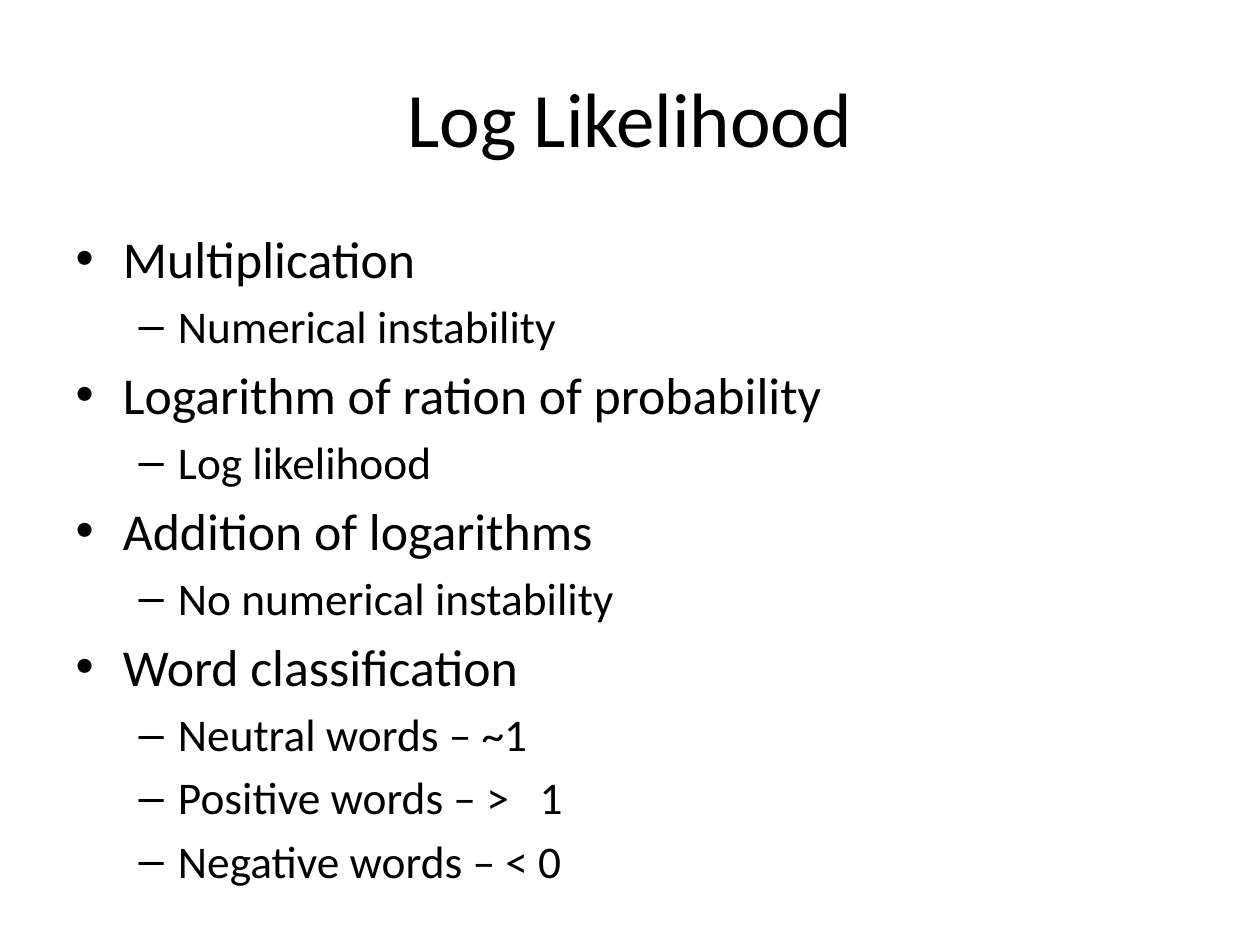
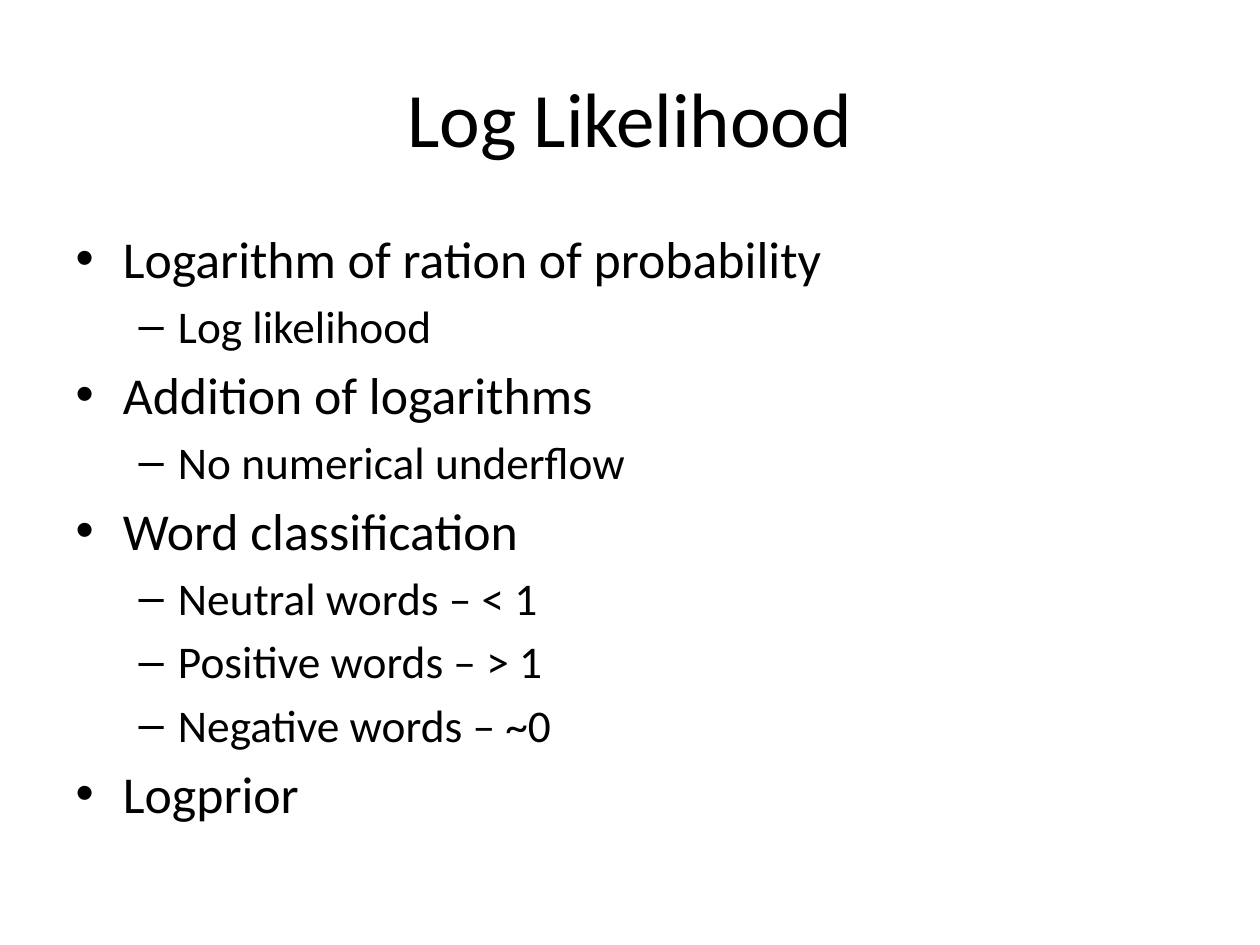
Before and after one commit to look4pritam/ArtificialIntelligence, a slide deck: slide 22 of MachineLearning/NaiveBayes/NaiveBayes.pptx (slide 21 before the commit). Drawn at 1260x945 pixels with LibreOffice and Linux fonts; fonts in the diff are those of the drawing. Boxes give left, top, right and bottom in pixels: in the first picture for what was removed or moved away, otherwise in the second. Text is boxed around its words. In the diff, an @@ line names an element or a change of style, - is before the commit and + after.

```diff
--- a/MachineLearning/NaiveBayes/NaiveBayes.pptx
+++ b/MachineLearning/NaiveBayes/NaiveBayes.pptx
@@ text at (123, 242, 555, 351): paragraphs removed @@
-• Multiplication
-  – Numerical instability
@@ text at (178, 447, 625, 480): text changed @@
-  – No numerical instability
+  – No numerical underflow
@@ text at (178, 583, 537, 616): text changed @@
-  – Neutral words – ~1
+  – Neutral words – < 1
@@ text at (123, 710, 551, 822): text changed @@
-  – Negative words – < 0
+  – Negative words – ~0
+• Logprior
```
Also in this commit, not shown: 2 other slides changed, 1 slide added.
